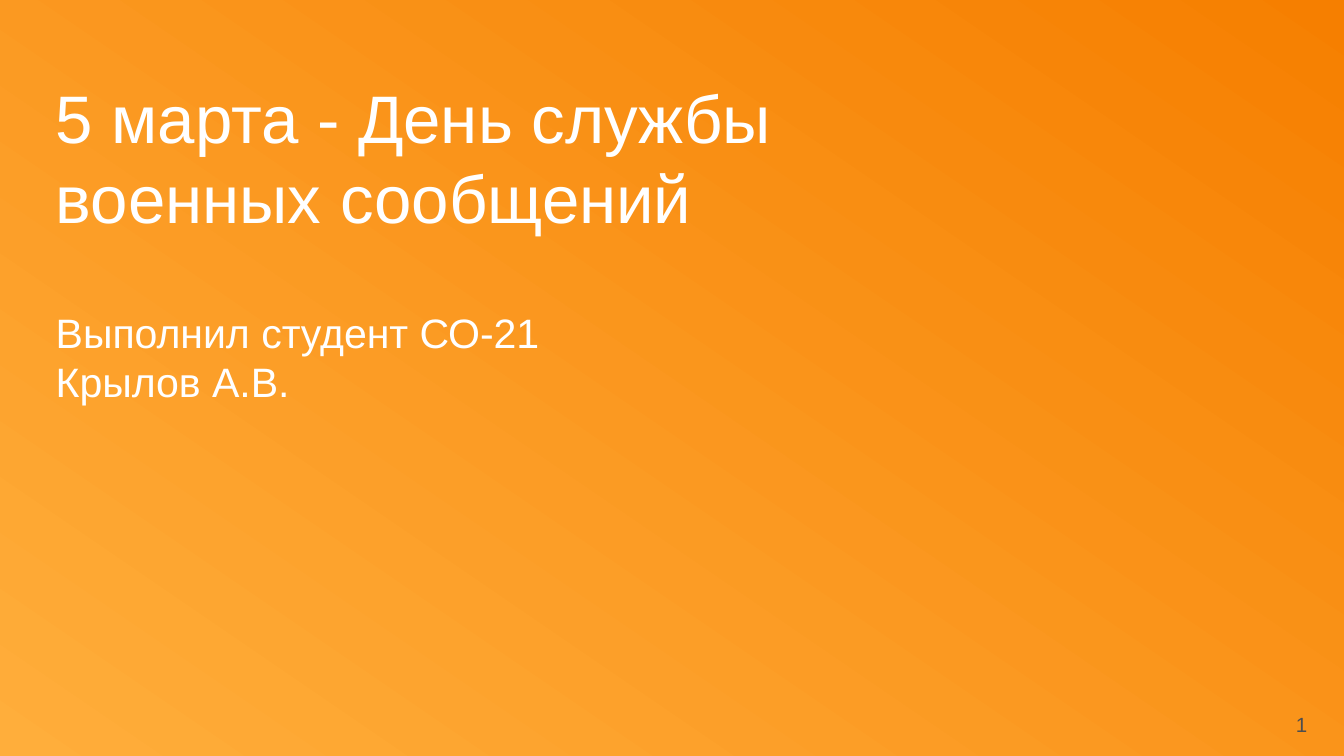
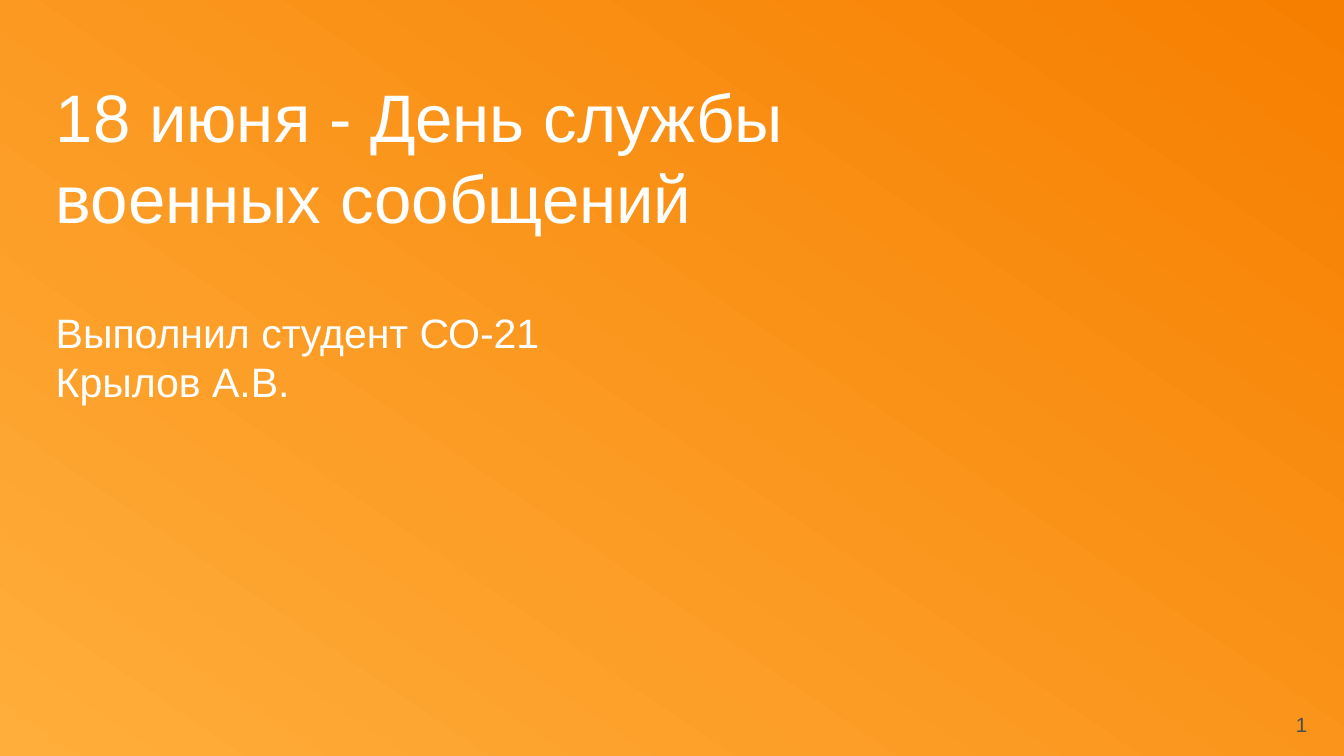
Before and after one commit to Valetoriy/8, a slide deck: slide 1 of vk/05-03-2025.pptx. Drawn at 1344x756 pixels with LibreOffice and Linux fonts; fonts in the diff are those of the drawing; background and template pictures are left out. Boxes give left, top, right and bottom in pixels: in the first picture for what was removed or moved away, otherwise in the second. Text is boxed around its words. In the diff, an @@ line names an element or a change of style, - is before the commit and + after.

```diff
--- a/vk/05-03-2025.pptx
+++ b/vk/05-03-2025.pptx
@@ title at [56,92,783,236]: text changed @@
-5 марта - День службы военных сообщений
+18 июня - День службы военных сообщений
```
Also in this commit, not shown: 2 other files.
